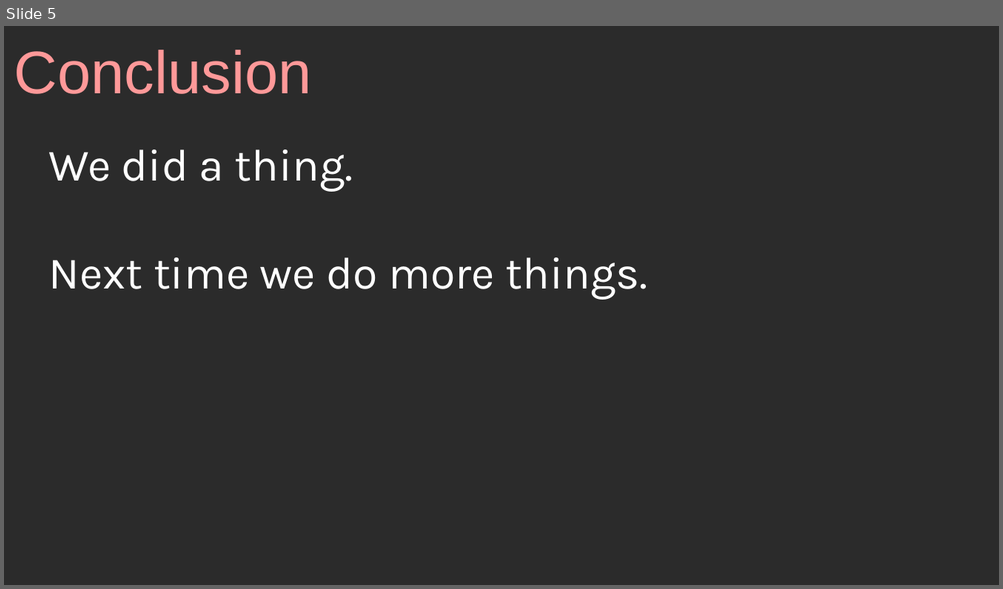
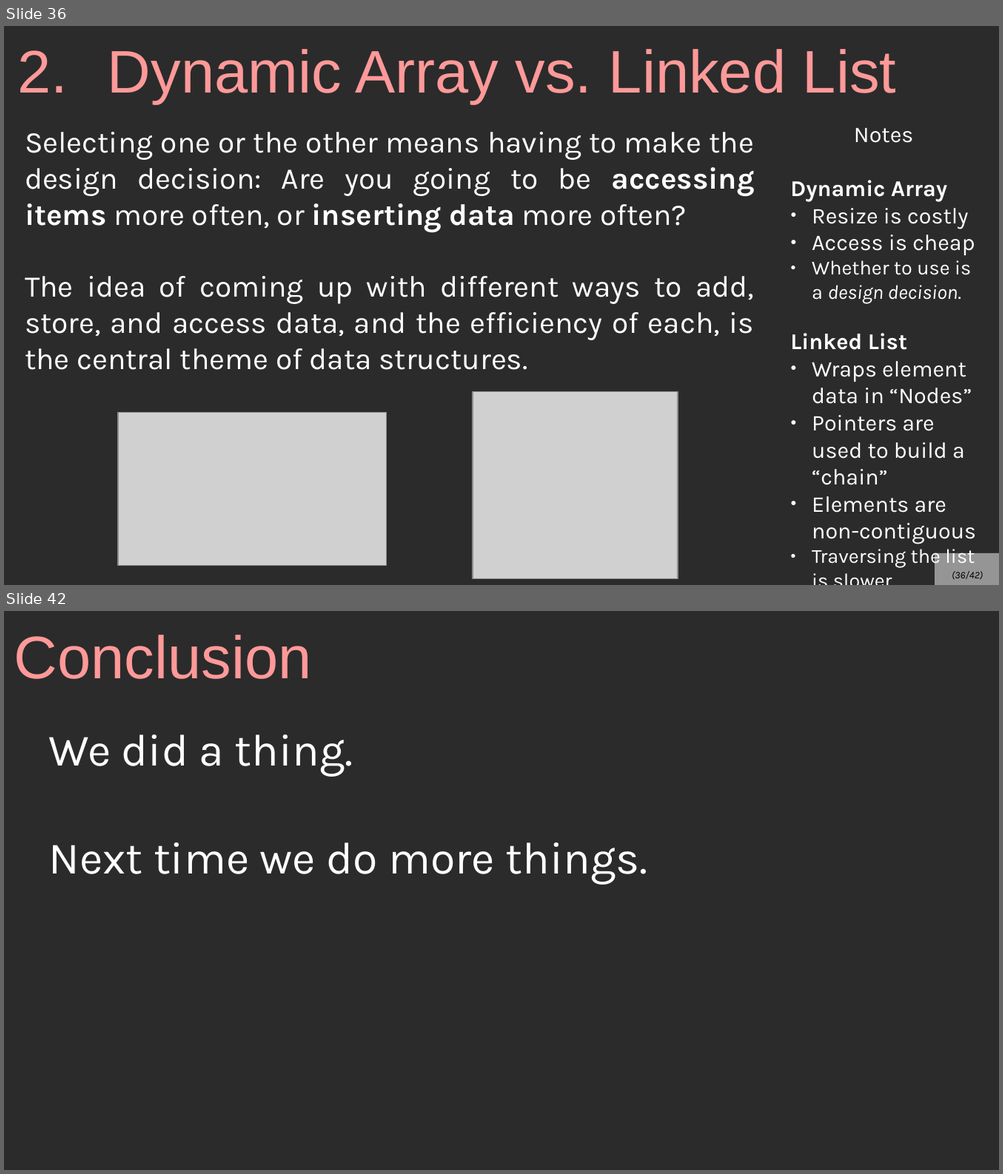
Before and after one commit to mariamhabib/CS250-Data-Structures, a slide deck: Lectures/7_Linked_Lists.odp. Shown one above the other, each under a label of ours: slide 5 before the commit, slides 36 and 42 after it; the slides between them are not shown. The pictures are 1003x589 and 1003x1174 pixels, drawn with LibreOffice and Linux fonts; fonts in the diff are those of the drawing; grey boxes stand for pictures; background and template pictures are left out; a plain dark background stands for a picture behind light text. Boxes give left, top, right and bottom in pixels: in the first picture for what was removed or moved away, otherwise in the second. Text is boxed around its words. In the diff, an @@ line names an element or a change of style, - is before the commit and + after.

```diff
--- a/Lectures/7_Linked_Lists.odp
+++ b/Lectures/7_Linked_Lists.odp
@@ slide 36 added at [4, 26, 999, 585], background picture (left out) @@
@@ title added at [17, 49, 896, 104], 48 pt, text #FF9999 @@
+2. Dynamic Array vs. Linked List
@@ text added at [25, 132, 754, 370], 24 pt, text #FFFFFF @@
+Selecting one or the other means having to make the design decision: Are you going to be accessing items more often, or inserting data more often?
+The idea of coming up with different ways to add, store, and access data, and the efficiency of each, is the central theme of data structures.
@@ text added at [790, 128, 976, 568], 18 pt, text #FFFFFF @@
+Notes
+Dynamic Array
+● Resize is costly
+● Access is cheap
+● Whether to use is a design decision.
+Linked List
+● Wraps element data in “Nodes”
+● Pointers are used to build a “chain”
+● Elements are non-contiguous
+● Traversing the list is slower
@@ picture added at [472, 392, 677, 580] @@
@@ picture added at [118, 413, 386, 567] @@
@@ page number added at [934, 554, 999, 585], fill #FFFFFF at 50% opacity, 8 pt, text #000000, italic @@
+(36/42)
@@ what was slide 5 is now slide 42 @@
```
Also in this commit, not shown: 1 slide changed, 38 other slides added, 2 slides removed.
